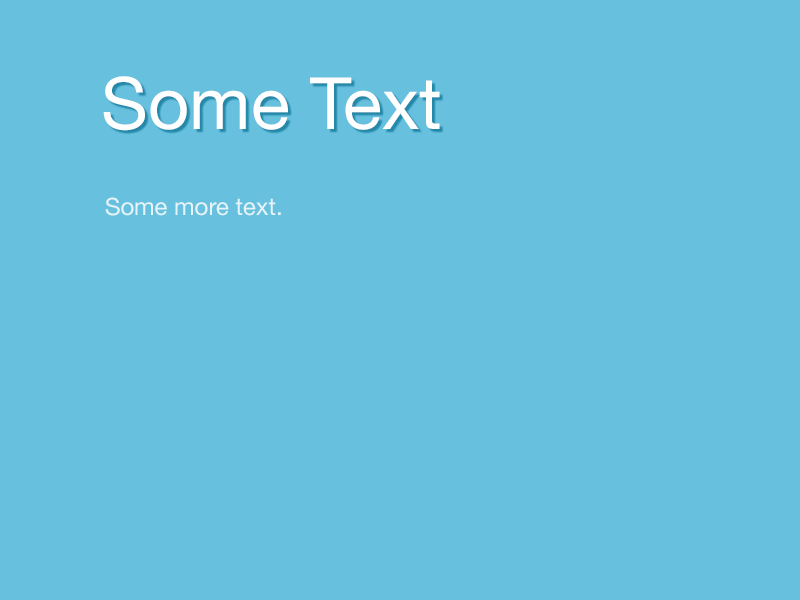
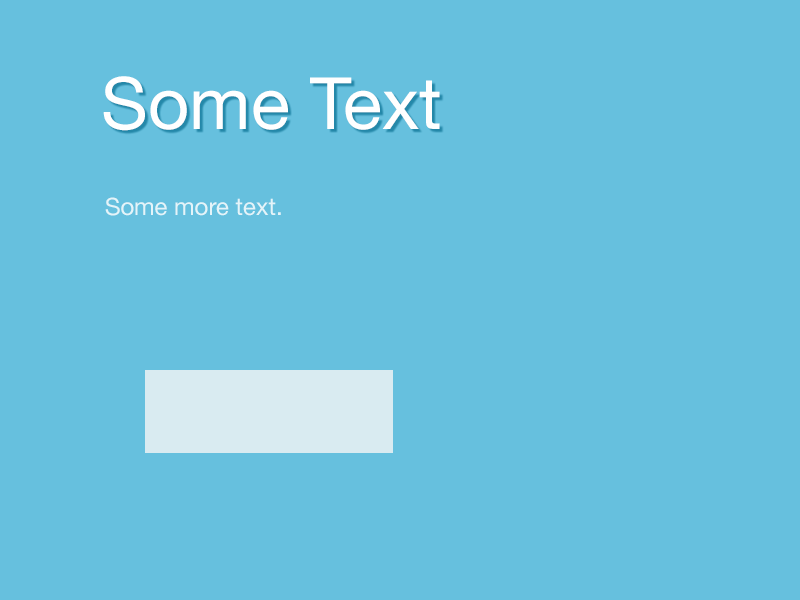
The second 800x600 image is a revision of the first. Changes to its layers:
added layer "Layer 1" above "Some Text" over box(145, 370, 393, 453)
